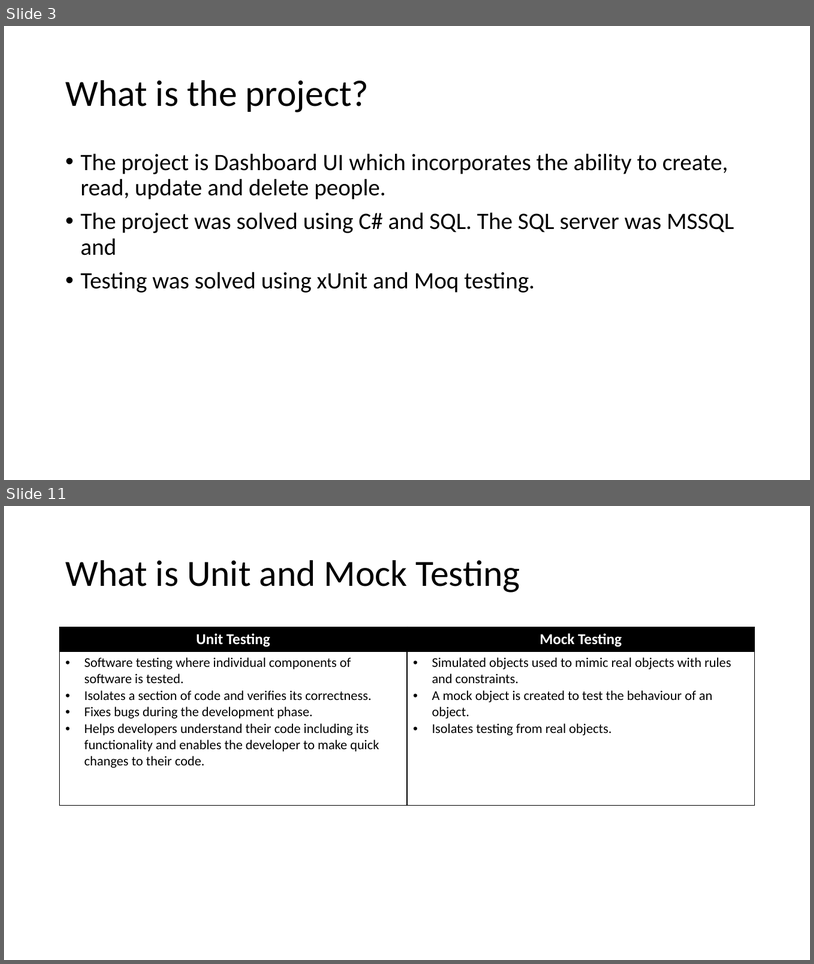
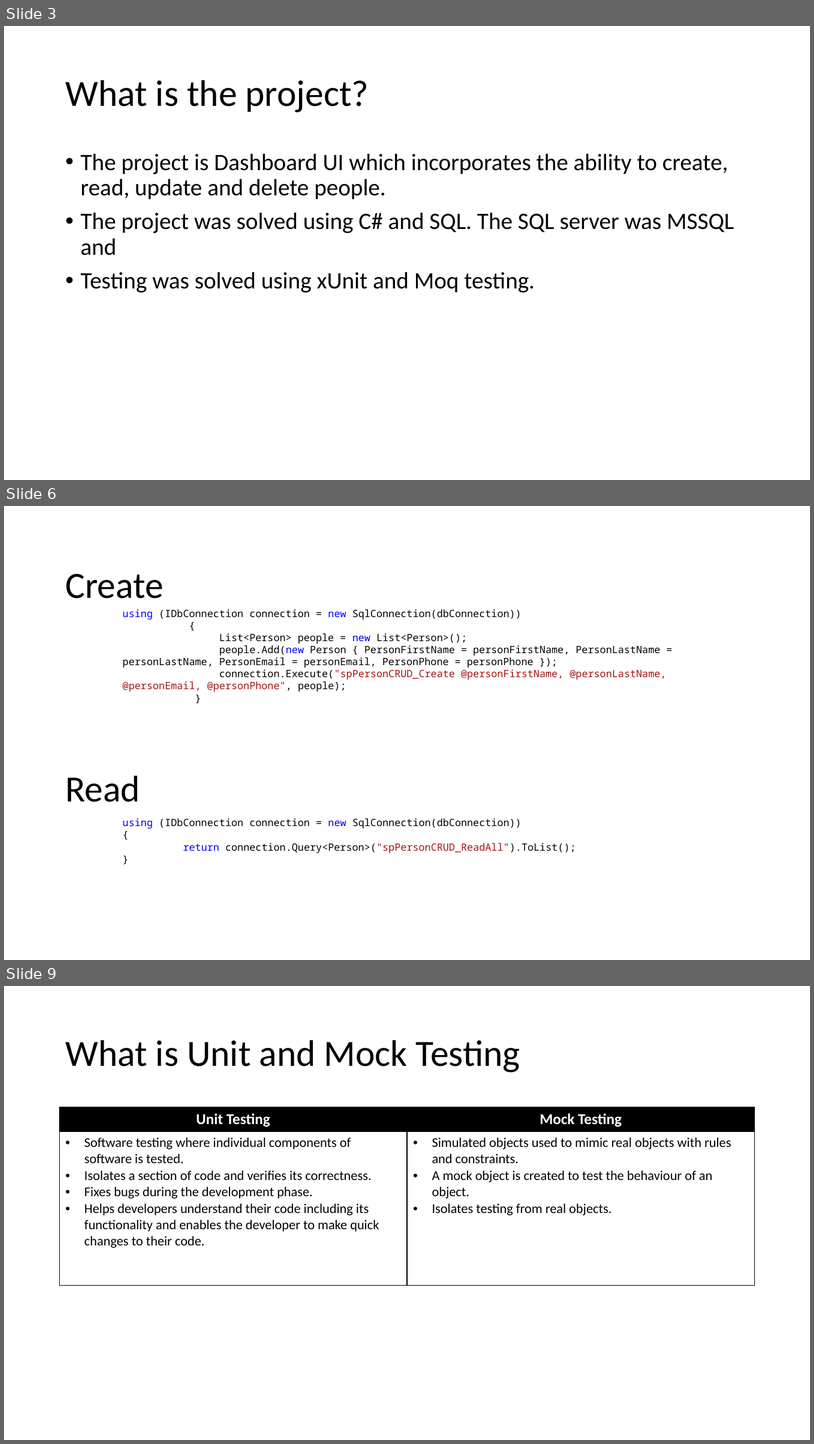
Before and after one commit to NickDotCore/dapper-crud-tutorial, a slide deck: PersonCRUD using C#, xUnit and Dapper.pptx. Shown one above the other, each under a label of ours: slides 3 and 11 before the commit, slides 3, 6 and 9 after it; the slides between them are not shown. The pictures are 814x964 and 814x1444 pixels, drawn with LibreOffice and Linux fonts; fonts in the diff are those of the drawing. Boxes give left, top, right and bottom in pixels: in the first picture for what was removed or moved away, otherwise in the second. Text is boxed around its words. In the diff, an @@ line names an element or a change of style, - is before the commit and + after.

```diff
--- a/PersonCRUD using C#, xUnit and Dapper.pptx
+++ b/PersonCRUD using C#, xUnit and Dapper.pptx
@@ slide 6 added at [4, 506, 810, 960], background #FFFFFF @@
@@ title added at [65, 574, 164, 598], 44 pt, text #000000 @@
+Create
@@ text added at [123, 609, 666, 691], 12 pt, text #000000 @@
+using (IDbConnection connection = new SqlConnection(dbConnection))
+{
+List<Person> people = new List<Person>();
+people.Add(new Person { PersonFirstName = personFirstName, PersonLastName = personLastName, PersonEmail = personEmail, PersonPhone = personPhone });
+connection.Execute("spPersonCRUD_Create @personFirstName, @personLastName, @personEmail, @personPhone", people);
+}
@@ text added at [65, 775, 140, 802], 44 pt, text #000000 @@
+Read
@@ text added at [123, 818, 576, 853], 12 pt, text #000000 @@
+using (IDbConnection connection = new SqlConnection(dbConnection))
+{
+return connection.Query<Person>("spPersonCRUD_ReadAll").ToList();
+}
@@ what was slide 11 is now slide 9 @@
```
Also in this commit, not shown: 2 slides changed, 7 other slides added, 5 slides removed.
